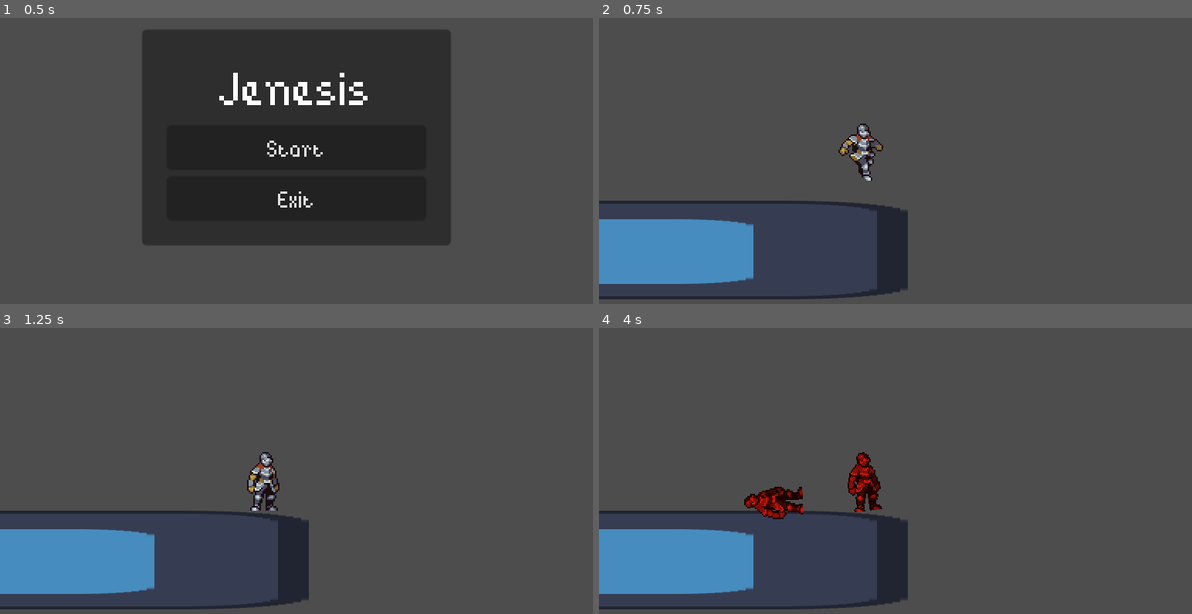
Above: before the commit, frames 1-4 (two rows, left to right).
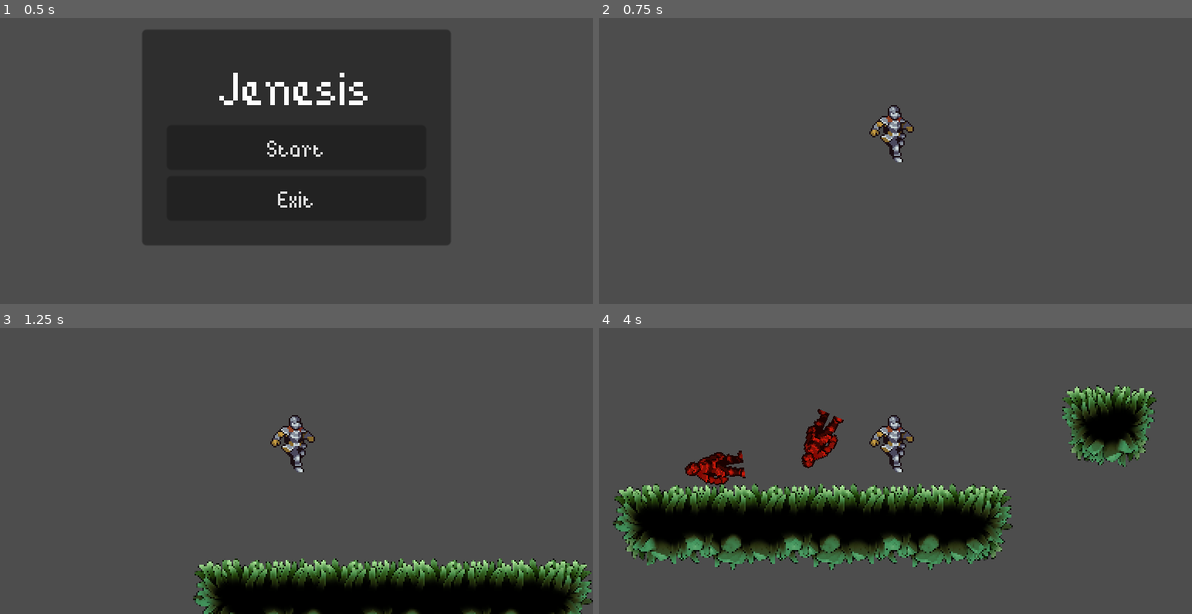
Above: after the commit, the same moments.

Repository: elixs/jenesis
Game: Godot game, scene res://ui/main_menu.tscn
Same seed, same stepped clock (60 frames per second), same inputs: the game is played once before the commit and once after it. The engine's default icon, where the game draws it, is replaced by a stand-in: a white triangle on a blue panel in a dark square.
Inputs (mouse positions are in pixels of both pictures, inside the frame that each line leads up to):
- Up to frame 1 (0.5 s): no input
- Up to frame 2 (0.75 s): click "Start" at 0.5 s
- Up to frame 3 (1.25 s): no input
- Up to frame 4 (4 s): move the mouse to (1025, 430) at 1.27 s; hold D (move_right) 1.28-2.78 s; tap Space (jump) at 1.35, 1.52, 1.82, 2.27, 2.3, 2.57, 2.85, 3.77, 3.8 s; move the mouse to (776, 465) at 2.02 s; right-click (776, 465) at 2.1 s; move the mouse to (954, 373) at 2.77 s; hold A (move_left) 2.78-3.53 s; move the mouse to (865, 513) at 3.52 s; hold D (move_right) from 3.53 s (still down); right-click (865, 513) at 3.6 s

Frame 1 is identical in both runs. In frame 2, 9.6% of the frame differs, in the area x 0-54%, y 30-99%; in frame 3, 20%; in frame 4, 27%, in the area x 0-95%, y 19-99%.

Commit message:
added tilemap and game singleton

Diff:
--- a/project.godot
+++ b/project.godot
@@ -14,6 +14,10 @@
 run/main_scene="res://ui/main_menu.tscn"
 config/features=PackedStringArray("4.0", "Forward Plus")
 config/icon="res://icon.svg"
+
+[autoload]
+
+Game="*res://scripts/game.gd"
 
 [display]
 
--- a/scenes/enemy.gd
+++ b/scenes/enemy.gd
@@ -12,3 +12,5 @@
 		velocity.y += gravity * delta
 
 	move_and_slide()
+
+	print(Game.jumps)
--- a/scenes/main.tscn
+++ b/scenes/main.tscn
@@ -1,10 +1,493 @@
-[gd_scene load_steps=4 format=3 uid="uid://ojuklhki5km"]
+[gd_scene load_steps=6 format=3 uid="uid://ojuklhki5km"]
 
 [ext_resource type="Texture2D" uid="uid://crmq3vf48yn4w" path="res://icon.svg" id="1_fdxlm"]
 [ext_resource type="PackedScene" uid="uid://biem7uaf4depg" path="res://scenes/player.tscn" id="2_aav1h"]
-
-[sub_resource type="RectangleShape2D" id="RectangleShape2D_7jhuw"]
-size = Vector2(640, 64)
+[ext_resource type="Texture2D" uid="uid://qth8pba0326d" path="res://assets/Mossy Tileset/Mossy - TileSet - small.png" id="2_qny78"]
+
+[sub_resource type="TileSetAtlasSource" id="TileSetAtlasSource_13mwl"]
+texture = ExtResource("2_qny78")
+texture_region_size = Vector2i(64, 64)
+0:3/0 = 0
+0:3/0/terrain_set = 0
+0:3/0/terrain = 0
+0:3/0/physics_layer_0/linear_velocity = Vector2(0, 0)
+0:3/0/physics_layer_0/angular_velocity = 0.0
+0:3/0/physics_layer_0/polygon_0/points = PackedVector2Array(-32, -32, 32, -32, 32, 32, -32, 32)
+0:3/0/terrains_peering_bit/right_side = 0
+1:3/0 = 0
+1:3/0/terrain_set = 0
+1:3/0/terrain = 0
+1:3/0/physics_layer_0/linear_velocity = Vector2(0, 0)
+1:3/0/physics_layer_0/angular_velocity = 0.0
+1:3/0/physics_layer_0/polygon_0/points = PackedVector2Array(-32, -32, 32, -32, 32, 32, -32, 32)
+1:3/0/terrains_peering_bit/right_side = 0
+1:3/0/terrains_peering_bit/left_side = 0
+2:3/0 = 0
+2:3/0/terrain_set = 0
+2:3/0/terrain = 0
+2:3/0/physics_layer_0/linear_velocity = Vector2(0, 0)
+2:3/0/physics_layer_0/angular_velocity = 0.0
+2:3/0/physics_layer_0/polygon_0/points = PackedVector2Array(-32, -32, 32, -32, 32, 32, -32, 32)
+2:3/0/terrains_peering_bit/left_side = 0
+0:0/next_alternative_id = 2
+0:0/0 = 0
+0:0/0/terrain_set = 0
+0:0/0/terrain = 0
+0:0/0/physics_layer_0/linear_velocity = Vector2(0, 0)
+0:0/0/physics_layer_0/angular_velocity = 0.0
+0:0/0/physics_layer_0/polygon_0/points = PackedVector2Array(-32, -32, 32, -32, 32, 32, -32, 32)
+0:0/0/terrains_peering_bit/right_side = 0
+0:0/0/terrains_peering_bit/bottom_right_corner = 0
+0:0/0/terrains_peering_bit/bottom_side = 0
+0:0/1 = 1
+0:0/1/physics_layer_0/linear_velocity = Vector2(0, 0)
+0:0/1/physics_layer_0/angular_velocity = 0.0
+1:0/0 = 0
+1:0/0/terrain_set = 0
+1:0/0/terrain = 0
+1:0/0/physics_layer_0/linear_velocity = Vector2(0, 0)
+1:0/0/physics_layer_0/angular_velocity = 0.0
+1:0/0/physics_layer_0/polygon_0/points = PackedVector2Array(-32, -32, 32, -32, 32, 32, -32, 32)
+1:0/0/terrains_peering_bit/right_side = 0
+1:0/0/terrains_peering_bit/bottom_right_corner = 0
+1:0/0/terrains_peering_bit/bottom_side = 0
+1:0/0/terrains_peering_bit/bottom_left_corner = 0
+1:0/0/terrains_peering_bit/left_side = 0
+2:0/0 = 0
+2:0/0/terrain_set = 0
+2:0/0/terrain = 0
+2:0/0/physics_layer_0/linear_velocity = Vector2(0, 0)
+2:0/0/physics_layer_0/angular_velocity = 0.0
+2:0/0/physics_layer_0/polygon_0/points = PackedVector2Array(-32, -32, 32, -32, 32, 32, -32, 32)
+2:0/0/terrains_peering_bit/bottom_side = 0
+2:0/0/terrains_peering_bit/bottom_left_corner = 0
+2:0/0/terrains_peering_bit/left_side = 0
+2:1/0 = 0
+2:1/0/terrain_set = 0
+2:1/0/terrain = 0
+2:1/0/physics_layer_0/linear_velocity = Vector2(0, 0)
+2:1/0/physics_layer_0/angular_velocity = 0.0
+2:1/0/physics_layer_0/polygon_0/points = PackedVector2Array(-32, -32, 32, -32, 32, 32, -32, 32)
+2:1/0/terrains_peering_bit/bottom_side = 0
+2:1/0/terrains_peering_bit/bottom_left_corner = 0
+2:1/0/terrains_peering_bit/left_side = 0
+2:1/0/terrains_peering_bit/top_left_corner = 0
+2:1/0/terrains_peering_bit/top_side = 0
+1:1/0 = 0
+1:1/0/terrain_set = 0
+1:1/0/terrain = 0
+1:1/0/physics_layer_0/linear_velocity = Vector2(0, 0)
+1:1/0/physics_layer_0/angular_velocity = 0.0
+1:1/0/physics_layer_0/polygon_0/points = PackedVector2Array(-32, -32, 32, -32, 32, 32, -32, 32)
+1:1/0/terrains_peering_bit/right_side = 0
+1:1/0/terrains_peering_bit/bottom_right_corner = 0
+1:1/0/terrains_peering_bit/bottom_side = 0
+1:1/0/terrains_peering_bit/bottom_left_corner = 0
+1:1/0/terrains_peering_bit/left_side = 0
+1:1/0/terrains_peering_bit/top_left_corner = 0
+1:1/0/terrains_peering_bit/top_side = 0
+1:1/0/terrains_peering_bit/top_right_corner = 0
+0:1/0 = 0
+0:1/0/terrain_set = 0
+0:1/0/terrain = 0
+0:1/0/physics_layer_0/linear_velocity = Vector2(0, 0)
+0:1/0/physics_layer_0/angular_velocity = 0.0
+0:1/0/physics_layer_0/polygon_0/points = PackedVector2Array(-32, -32, 32, -32, 32, 32, -32, 32)
+0:1/0/terrains_peering_bit/right_side = 0
+0:1/0/terrains_peering_bit/bottom_right_corner = 0
+0:1/0/terrains_peering_bit/bottom_side = 0
+0:1/0/terrains_peering_bit/top_side = 0
+0:1/0/terrains_peering_bit/top_right_corner = 0
+0:2/0 = 0
+0:2/0/terrain_set = 0
+0:2/0/terrain = 0
+0:2/0/physics_layer_0/linear_velocity = Vector2(0, 0)
+0:2/0/physics_layer_0/angular_velocity = 0.0
+0:2/0/physics_layer_0/polygon_0/points = PackedVector2Array(-32, -32, 32, -32, 32, 32, -32, 32)
+0:2/0/terrains_peering_bit/right_side = 0
+0:2/0/terrains_peering_bit/top_side = 0
+0:2/0/terrains_peering_bit/top_right_corner = 0
+1:2/0 = 0
+1:2/0/terrain_set = 0
+1:2/0/terrain = 0
+1:2/0/physics_layer_0/linear_velocity = Vector2(0, 0)
+1:2/0/physics_layer_0/angular_velocity = 0.0
+1:2/0/physics_layer_0/polygon_0/points = PackedVector2Array(-32, -32, 32, -32, 32, 32, -32, 32)
+1:2/0/terrains_peering_bit/right_side = 0
+1:2/0/terrains_peering_bit/left_side = 0
+1:2/0/terrains_peering_bit/top_left_corner = 0
+1:2/0/terrains_peering_bit/top_side = 0
+1:2/0/terrains_peering_bit/top_right_corner = 0
+2:2/0 = 0
+2:2/0/terrain_set = 0
+2:2/0/terrain = 0
+2:2/0/physics_layer_0/linear_velocity = Vector2(0, 0)
+2:2/0/physics_layer_0/angular_velocity = 0.0
+2:2/0/physics_layer_0/polygon_0/points = PackedVector2Array(-32, -32, 32, -32, 32, 32, -32, 32)
+2:2/0/terrains_peering_bit/left_side = 0
+2:2/0/terrains_peering_bit/top_left_corner = 0
+2:2/0/terrains_peering_bit/top_side = 0
+3:0/0 = 0
+3:0/0/terrain_set = 0
+3:0/0/terrain = 0
+3:0/0/physics_layer_0/linear_velocity = Vector2(0, 0)
+3:0/0/physics_layer_0/angular_velocity = 0.0
+3:0/0/physics_layer_0/polygon_0/points = PackedVector2Array(-32, -32, 32, -32, 32, 32, -32, 32)
+3:0/0/terrains_peering_bit/bottom_side = 0
+3:1/0 = 0
+3:1/0/terrain_set = 0
+3:1/0/terrain = 0
+3:1/0/physics_layer_0/linear_velocity = Vector2(0, 0)
+3:1/0/physics_layer_0/angular_velocity = 0.0
+3:1/0/physics_layer_0/polygon_0/points = PackedVector2Array(-32, -32, 32, -32, 32, 32, -32, 32)
+3:1/0/terrains_peering_bit/bottom_side = 0
+3:1/0/terrains_peering_bit/top_side = 0
+3:2/0 = 0
+3:2/0/terrain_set = 0
+3:2/0/terrain = 0
+3:2/0/physics_layer_0/linear_velocity = Vector2(0, 0)
+3:2/0/physics_layer_0/angular_velocity = 0.0
+3:2/0/physics_layer_0/polygon_0/points = PackedVector2Array(-32, -32, 32, -32, 32, 32, -32, 32)
+3:2/0/terrains_peering_bit/top_side = 0
+3:3/0 = 0
+3:3/0/terrain_set = 0
+3:3/0/terrain = 0
+3:3/0/physics_layer_0/linear_velocity = Vector2(0, 0)
+3:3/0/physics_layer_0/angular_velocity = 0.0
+3:3/0/physics_layer_0/polygon_0/points = PackedVector2Array(-32, -32, 32, -32, 32, 32, -32, 32)
+5:0/0 = 0
+5:0/0/terrain_set = 0
+5:0/0/terrain = 0
+5:0/0/physics_layer_0/linear_velocity = Vector2(0, 0)
+5:0/0/physics_layer_0/angular_velocity = 0.0
+5:0/0/terrains_peering_bit/right_side = 0
+5:0/0/terrains_peering_bit/bottom_right_corner = 0
+5:0/0/terrains_peering_bit/bottom_side = 0
+5:0/0/terrains_peering_bit/left_side = 0
+5:0/0/terrains_peering_bit/top_left_corner = 0
+5:0/0/terrains_peering_bit/top_side = 0
+5:0/0/terrains_peering_bit/top_right_corner = 0
+4:0/0 = 0
+4:0/0/terrain_set = 0
+4:0/0/terrain = 0
+4:0/0/physics_layer_0/linear_velocity = Vector2(0, 0)
+4:0/0/physics_layer_0/angular_velocity = 0.0
+4:0/0/terrains_peering_bit/right_side = 0
+4:0/0/terrains_peering_bit/bottom_side = 0
+4:0/0/terrains_peering_bit/bottom_left_corner = 0
+4:0/0/terrains_peering_bit/left_side = 0
+4:0/0/terrains_peering_bit/top_left_corner = 0
+4:0/0/terrains_peering_bit/top_side = 0
+4:0/0/terrains_peering_bit/top_right_corner = 0
+6:0/0 = 0
+6:0/0/terrain_set = 0
+6:0/0/terrain = 0
+6:0/0/physics_layer_0/linear_velocity = Vector2(0, 0)
+6:0/0/physics_layer_0/angular_velocity = 0.0
+6:0/0/terrains_peering_bit/right_side = 0
+6:0/0/terrains_peering_bit/bottom_right_corner = 0
+6:0/0/terrains_peering_bit/bottom_side = 0
+6:0/0/terrains_peering_bit/bottom_left_corner = 0
+6:0/0/terrains_peering_bit/left_side = 0
+6:0/0/terrains_peering_bit/top_side = 0
+6:1/0 = 0
+6:1/0/terrain_set = 0
+6:1/0/terrain = 0
+6:1/0/physics_layer_0/linear_velocity = Vector2(0, 0)
+6:1/0/physics_layer_0/angular_velocity = 0.0
+6:1/0/terrains_peering_bit/right_side = 0
+6:1/0/terrains_peering_bit/bottom_right_corner = 0
+6:1/0/terrains_peering_bit/bottom_side = 0
+6:1/0/terrains_peering_bit/left_side = 0
+6:1/0/terrains_peering_bit/top_side = 0
+6:1/0/terrains_peering_bit/top_right_corner = 0
+5:1/0 = 0
+5:1/0/terrain_set = 0
+5:1/0/terrain = 0
+5:1/0/physics_layer_0/linear_velocity = Vector2(0, 0)
+5:1/0/physics_layer_0/angular_velocity = 0.0
+5:1/0/terrains_peering_bit/right_side = 0
+5:1/0/terrains_peering_bit/bottom_right_corner = 0
+5:1/0/terrains_peering_bit/bottom_side = 0
+5:1/0/terrains_peering_bit/bottom_left_corner = 0
+5:1/0/terrains_peering_bit/left_side = 0
+5:1/0/terrains_peering_bit/top_side = 0
+5:1/0/terrains_peering_bit/top_right_corner = 0
+4:2/0 = 0
+4:2/0/terrain_set = 0
+4:2/0/terrain = 0
+4:2/0/physics_layer_0/linear_velocity = Vector2(0, 0)
+4:2/0/physics_layer_0/angular_velocity = 0.0
+4:2/0/physics_layer_0/polygon_0/points = PackedVector2Array(-32, -32, 32, -32, 32, 32, -32, 32)
+4:2/0/terrains_peering_bit/right_side = 0
+4:2/0/terrains_peering_bit/bottom_side = 0
+4:2/0/terrains_peering_bit/bottom_left_corner = 0
+4:2/0/terrains_peering_bit/left_side = 0
+4:2/0/terrains_peering_bit/top_side = 0
+5:2/0 = 0
+5:2/0/terrain_set = 0
+5:2/0/terrain = 0
+5:2/0/physics_layer_0/linear_velocity = Vector2(0, 0)
+5:2/0/physics_layer_0/angular_velocity = 0.0
+5:2/0/terrains_peering_bit/right_side = 0
+5:2/0/terrains_peering_bit/bottom_side = 0
+5:2/0/terrains_peering_bit/left_side = 0
+5:2/0/terrains_peering_bit/top_side = 0
+5:2/0/terrains_peering_bit/top_right_corner = 0
+6:2/0 = 0
+6:2/0/terrain_set = 0
+6:2/0/terrain = 0
+6:2/0/physics_layer_0/linear_velocity = Vector2(0, 0)
+6:2/0/physics_layer_0/angular_velocity = 0.0
+6:2/0/terrains_peering_bit/right_side = 0
+6:2/0/terrains_peering_bit/bottom_side = 0
+6:2/0/terrains_peering_bit/bottom_left_corner = 0
+6:2/0/terrains_peering_bit/left_side = 0
+6:2/0/terrains_peering_bit/top_left_corner = 0
+6:2/0/terrains_peering_bit/top_side = 0
+4:1/0 = 0
+4:1/0/terrain_set = 0
+4:1/0/terrain = 0
+4:1/0/physics_layer_0/linear_velocity = Vector2(0, 0)
+4:1/0/physics_layer_0/angular_velocity = 0.0
+4:1/0/terrains_peering_bit/right_side = 0
+4:1/0/terrains_peering_bit/bottom_right_corner = 0
+4:1/0/terrains_peering_bit/bottom_side = 0
+4:1/0/terrains_peering_bit/bottom_left_corner = 0
+4:1/0/terrains_peering_bit/left_side = 0
+4:1/0/terrains_peering_bit/top_left_corner = 0
+4:1/0/terrains_peering_bit/top_side = 0
+5:3/0 = 0
+5:3/0/terrain_set = 0
+5:3/0/terrain = 0
+5:3/0/physics_layer_0/linear_velocity = Vector2(0, 0)
+5:3/0/physics_layer_0/angular_velocity = 0.0
+5:3/0/terrains_peering_bit/right_side = 0
+5:3/0/terrains_peering_bit/bottom_right_corner = 0
+5:3/0/terrains_peering_bit/bottom_side = 0
+5:3/0/terrains_peering_bit/left_side = 0
+5:3/0/terrains_peering_bit/top_side = 0
+6:3/0 = 0
+6:3/0/terrain_set = 0
+6:3/0/terrain = 0
+6:3/0/physics_layer_0/linear_velocity = Vector2(0, 0)
+6:3/0/physics_layer_0/angular_velocity = 0.0
+6:3/0/terrains_peering_bit/right_side = 0
+6:3/0/terrains_peering_bit/bottom_side = 0
+6:3/0/terrains_peering_bit/left_side = 0
+6:3/0/terrains_peering_bit/top_left_corner = 0
+6:3/0/terrains_peering_bit/top_side = 0
+6:3/0/terrains_peering_bit/top_right_corner = 0
+4:3/0 = 0
+4:3/0/terrain_set = 0
+4:3/0/terrain = 0
+4:3/0/physics_layer_0/linear_velocity = Vector2(0, 0)
+4:3/0/physics_layer_0/angular_velocity = 0.0
+4:3/0/physics_layer_0/polygon_0/points = PackedVector2Array(-32, -32, 32, -32, 32, 32, -32, 32)
+4:3/0/terrains_peering_bit/right_side = 0
+4:3/0/terrains_peering_bit/bottom_side = 0
+4:3/0/terrains_peering_bit/left_side = 0
+4:3/0/terrains_peering_bit/top_left_corner = 0
+4:3/0/terrains_peering_bit/top_side = 0
+4:4/0 = 0
+4:4/0/terrain_set = 0
+4:4/0/terrain = 0
+4:4/0/physics_layer_0/linear_velocity = Vector2(0, 0)
+4:4/0/physics_layer_0/angular_velocity = 0.0
+4:4/0/terrains_peering_bit/right_side = 0
+4:4/0/terrains_peering_bit/bottom_side = 0
+4:5/0 = 0
+4:5/0/terrain_set = 0
+4:5/0/terrain = 0
+4:5/0/physics_layer_0/linear_velocity = Vector2(0, 0)
+4:5/0/physics_layer_0/angular_velocity = 0.0
+4:5/0/terrains_peering_bit/right_side = 0
+4:5/0/terrains_peering_bit/bottom_side = 0
+4:5/0/terrains_peering_bit/top_side = 0
+5:5/0 = 0
+5:5/0/terrain_set = 0
+5:5/0/terrain = 0
+5:5/0/physics_layer_0/linear_velocity = Vector2(0, 0)
+5:5/0/physics_layer_0/angular_velocity = 0.0
+5:5/0/terrains_peering_bit/right_side = 0
+5:5/0/terrains_peering_bit/bottom_side = 0
+5:5/0/terrains_peering_bit/left_side = 0
+5:5/0/terrains_peering_bit/top_side = 0
+5:6/0 = 0
+5:6/0/terrain_set = 0
+5:6/0/terrain = 0
+5:6/0/physics_layer_0/linear_velocity = Vector2(0, 0)
+5:6/0/physics_layer_0/angular_velocity = 0.0
+5:6/0/terrains_peering_bit/right_side = 0
+5:6/0/terrains_peering_bit/left_side = 0
+5:6/0/terrains_peering_bit/top_side = 0
+6:6/0 = 0
+6:6/0/terrain_set = 0
+6:6/0/terrain = 0
+6:6/0/physics_layer_0/linear_velocity = Vector2(0, 0)
+6:6/0/physics_layer_0/angular_velocity = 0.0
+6:6/0/terrains_peering_bit/left_side = 0
+6:6/0/terrains_peering_bit/top_side = 0
+6:5/0 = 0
+6:5/0/terrain_set = 0
+6:5/0/terrain = 0
+6:5/0/physics_layer_0/linear_velocity = Vector2(0, 0)
+6:5/0/physics_layer_0/angular_velocity = 0.0
+6:5/0/terrains_peering_bit/bottom_side = 0
+6:5/0/terrains_peering_bit/left_side = 0
+6:5/0/terrains_peering_bit/top_side = 0
+6:4/0 = 0
+6:4/0/terrain_set = 0
+6:4/0/terrain = 0
+6:4/0/physics_layer_0/linear_velocity = Vector2(0, 0)
+6:4/0/physics_layer_0/angular_velocity = 0.0
+6:4/0/terrains_peering_bit/bottom_side = 0
+6:4/0/terrains_peering_bit/left_side = 0
+5:4/0 = 0
+5:4/0/terrain_set = 0
+5:4/0/terrain = 0
+5:4/0/physics_layer_0/linear_velocity = Vector2(0, 0)
+5:4/0/physics_layer_0/angular_velocity = 0.0
+5:4/0/terrains_peering_bit/right_side = 0
+5:4/0/terrains_peering_bit/bottom_side = 0
+5:4/0/terrains_peering_bit/left_side = 0
+4:6/0 = 0
+4:6/0/terrain_set = 0
+4:6/0/terrain = 0
+4:6/0/physics_layer_0/linear_velocity = Vector2(0, 0)
+4:6/0/physics_layer_0/angular_velocity = 0.0
+4:6/0/terrains_peering_bit/right_side = 0
+4:6/0/terrains_peering_bit/top_side = 0
+3:5/0 = 0
+3:5/0/terrain_set = 0
+3:5/0/terrain = 0
+3:5/0/physics_layer_0/linear_velocity = Vector2(0, 0)
+3:5/0/physics_layer_0/angular_velocity = 0.0
+3:5/0/terrains_peering_bit/right_side = 0
+3:5/0/terrains_peering_bit/left_side = 0
+3:5/0/terrains_peering_bit/top_side = 0
+3:5/0/terrains_peering_bit/top_right_corner = 0
+2:5/0 = 0
+2:5/0/terrain_set = 0
+2:5/0/terrain = 0
+2:5/0/physics_layer_0/linear_velocity = Vector2(0, 0)
+2:5/0/physics_layer_0/angular_velocity = 0.0
+2:5/0/terrains_peering_bit/right_side = 0
+2:5/0/terrains_peering_bit/left_side = 0
+2:5/0/terrains_peering_bit/top_left_corner = 0
+2:5/0/terrains_peering_bit/top_side = 0
+3:4/0 = 0
+3:4/0/terrain_set = 0
+3:4/0/terrain = 0
+3:4/0/physics_layer_0/linear_velocity = Vector2(0, 0)
+3:4/0/physics_layer_0/angular_velocity = 0.0
+3:4/0/terrains_peering_bit/right_side = 0
+3:4/0/terrains_peering_bit/bottom_right_corner = 0
+3:4/0/terrains_peering_bit/bottom_side = 0
+3:4/0/terrains_peering_bit/left_side = 0
+2:4/0 = 0
+2:4/0/terrain_set = 0
+2:4/0/terrain = 0
+2:4/0/physics_layer_0/linear_velocity = Vector2(0, 0)
+2:4/0/physics_layer_0/angular_velocity = 0.0
+2:4/0/terrains_peering_bit/right_side = 0
+2:4/0/terrains_peering_bit/bottom_side = 0
+2:4/0/terrains_peering_bit/bottom_left_corner = 0
+2:4/0/terrains_peering_bit/left_side = 0
+3:6/0 = 0
+3:6/0/terrain_set = 0
+3:6/0/terrain = 0
+3:6/0/physics_layer_0/linear_velocity = Vector2(0, 0)
+3:6/0/physics_layer_0/angular_velocity = 0.0
+3:6/0/terrains_peering_bit/right_side = 0
+3:6/0/terrains_peering_bit/bottom_side = 0
+3:6/0/terrains_peering_bit/bottom_left_corner = 0
+3:6/0/terrains_peering_bit/left_side = 0
+3:6/0/terrains_peering_bit/top_side = 0
+3:6/0/terrains_peering_bit/top_right_corner = 0
+2:6/0 = 0
+2:6/0/terrain_set = 0
+2:6/0/terrain = 0
+2:6/0/physics_layer_0/linear_velocity = Vector2(0, 0)
+2:6/0/physics_layer_0/angular_velocity = 0.0
+2:6/0/terrains_peering_bit/right_side = 0
+2:6/0/terrains_peering_bit/bottom_right_corner = 0
+2:6/0/terrains_peering_bit/bottom_side = 0
+2:6/0/terrains_peering_bit/left_side = 0
+2:6/0/terrains_peering_bit/top_left_corner = 0
+2:6/0/terrains_peering_bit/top_side = 0
+0:5/0 = 0
+0:5/0/terrain_set = 0
+0:5/0/terrain = 0
+0:5/0/physics_layer_0/linear_velocity = Vector2(0, 0)
+0:5/0/physics_layer_0/angular_velocity = 0.0
+0:5/0/terrains_peering_bit/right_side = 0
+0:5/0/terrains_peering_bit/bottom_right_corner = 0
+0:5/0/terrains_peering_bit/bottom_side = 0
+0:5/0/terrains_peering_bit/top_side = 0
+1:5/0 = 0
+1:5/0/terrain_set = 0
+1:5/0/terrain = 0
+1:5/0/physics_layer_0/linear_velocity = Vector2(0, 0)
+1:5/0/physics_layer_0/angular_velocity = 0.0
+1:5/0/terrains_peering_bit/bottom_side = 0
+1:5/0/terrains_peering_bit/bottom_left_corner = 0
+1:5/0/terrains_peering_bit/left_side = 0
+1:5/0/terrains_peering_bit/top_side = 0
+0:4/0 = 0
+0:4/0/terrain_set = 0
+0:4/0/terrain = 0
+0:4/0/physics_layer_0/linear_velocity = Vector2(0, 0)
+0:4/0/physics_layer_0/angular_velocity = 0.0
+0:4/0/terrains_peering_bit/right_side = 0
+0:4/0/terrains_peering_bit/bottom_side = 0
+0:4/0/terrains_peering_bit/top_side = 0
+0:4/0/terrains_peering_bit/top_right_corner = 0
+1:4/0 = 0
+1:4/0/terrain_set = 0
+1:4/0/terrain = 0
+1:4/0/physics_layer_0/linear_velocity = Vector2(0, 0)
+1:4/0/physics_layer_0/angular_velocity = 0.0
+1:4/0/terrains_peering_bit/bottom_side = 0
+1:4/0/terrains_peering_bit/left_side = 0
+1:4/0/terrains_peering_bit/top_left_corner = 0
+1:4/0/terrains_peering_bit/top_side = 0
+0:6/0 = 0
+0:6/0/terrain_set = 0
+0:6/0/terrain = 0
+0:6/0/probability = 0.1
+0:6/0/physics_layer_0/linear_velocity = Vector2(0, 0)
+0:6/0/physics_layer_0/angular_velocity = 0.0
+0:6/0/terrains_peering_bit/right_side = 0
+0:6/0/terrains_peering_bit/bottom_right_corner = 0
+0:6/0/terrains_peering_bit/bottom_side = 0
+0:6/0/terrains_peering_bit/bottom_left_corner = 0
+0:6/0/terrains_peering_bit/left_side = 0
+0:6/0/terrains_peering_bit/top_left_corner = 0
+0:6/0/terrains_peering_bit/top_side = 0
+0:6/0/terrains_peering_bit/top_right_corner = 0
+1:6/0 = 0
+1:6/0/terrain_set = 0
+1:6/0/terrain = 0
+1:6/0/probability = 0.1
+1:6/0/physics_layer_0/linear_velocity = Vector2(0, 0)
+1:6/0/physics_layer_0/angular_velocity = 0.0
+1:6/0/terrains_peering_bit/right_side = 0
+1:6/0/terrains_peering_bit/bottom_right_corner = 0
+1:6/0/terrains_peering_bit/bottom_side = 0
+1:6/0/terrains_peering_bit/bottom_left_corner = 0
+1:6/0/terrains_peering_bit/left_side = 0
+1:6/0/terrains_peering_bit/top_left_corner = 0
+1:6/0/terrains_peering_bit/top_side = 0
+1:6/0/terrains_peering_bit/top_right_corner = 0
+
+[sub_resource type="TileSet" id="TileSet_3e6ef"]
+tile_size = Vector2i(64, 64)
+physics_layer_0/collision_layer = 1
+terrain_set_0/mode = 0
+terrain_set_0/terrain_0/name = "Grass"
+terrain_set_0/terrain_0/color = Color(0.772549, 0.705882, 0.439216, 1)
+sources/0 = SubResource("TileSetAtlasSource_13mwl")
 
 [node name="Main" type="Node2D"]
 
@@ -13,16 +496,10 @@
 position = Vector2(179, 109)
 texture = ExtResource("1_fdxlm")
 
-[node name="StaticBody2D" type="StaticBody2D" parent="."]
-position = Vector2(-120, 181)
-metadata/_edit_group_ = true
-
-[node name="Sprite2D" type="Sprite2D" parent="StaticBody2D"]
-scale = Vector2(5, 0.5)
-texture = ExtResource("1_fdxlm")
-
-[node name="CollisionShape2D" type="CollisionShape2D" parent="StaticBody2D"]
-shape = SubResource("RectangleShape2D_7jhuw")
+[node name="TileMap" type="TileMap" parent="."]
+tile_set = SubResource("TileSet_3e6ef")
+format = 2
+layer_0/tile_data = PackedInt32Array(196608, 0, 3, 196609, 65536, 3, 196610, 65536, 3, 196611, 65536, 3, 196612, 131072, 3, 196614, 0, 3, 196620, 0, 2, 196621, 131072, 2, 196629, 0, 2, 21, 0, 0, 65557, 0, 1, 131093, 0, 1, 22, 131072, 0, 65558, 131072, 1, 196630, 131072, 2, 131094, 131072, 1, 131084, 0, 1, 65548, 0, 0, 65549, 131072, 0, 131085, 131072, 1, 196615, 65536, 3, 196616, 65536, 3, 196617, 65536, 3, 196618, 131072, 3, 196626, 65536, 3, 196627, 131072, 3, 196625, 65536, 3, 196624, 65536, 3, 196623, 0, 3, 131077, 196608, 3)
 
 [node name="Player" parent="." instance=ExtResource("2_aav1h")]
-position = Vector2(172, 114)
+position = Vector2(98, 33)
--- a/scenes/player.gd
+++ b/scenes/player.gd
@@ -2,7 +2,7 @@
 
 
 const SPEED = 100.0
-const JUMP_VELOCITY = -150.0
+const JUMP_VELOCITY = -200.0
 const GRAVITY = 400
 const ACCELERATION = 1000
 
@@ -34,6 +34,7 @@
 	if Input.is_action_just_pressed("jump") and current_airborne_time < MAX_AIRBORNE_TIME:
 		jumping = true
 		current_jump_time = 0
+		Game.jumps += 1
 
 	if jumping and current_jump_time <= MAX_JUMP_TIME:
 		velocity.y = JUMP_VELOCITY
--- a/scenes/player.tscn
+++ b/scenes/player.tscn
@@ -379,7 +379,6 @@
 shape = SubResource("CapsuleShape2D_g21ud")
 
 [node name="Camera2D" type="Camera2D" parent="."]
-enabled = false
 
 [node name="AnimationPlayer" type="AnimationPlayer" parent="."]
 libraries = {
--- /dev/null
+++ b/scripts/game.gd
@@ -0,0 +1,4 @@
+extends Node
+
+
+var jumps = 0
Binary file added: assets/Mossy Tileset/Mossy - TileSet - small.png
Not shown, added: assets/Mossy Tileset/Mossy - TileSet - small.png.import
